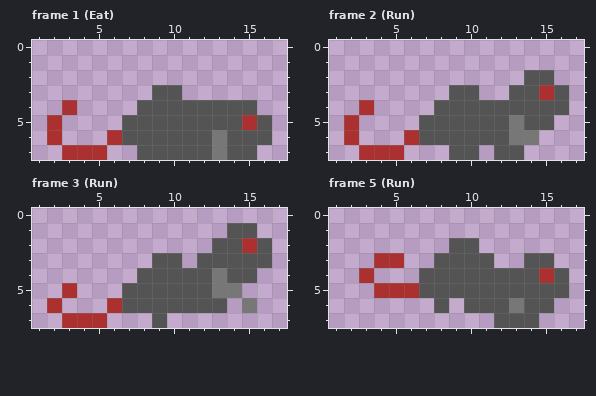
Two states of a pixel-art file, Assets/DARK Series Mega Pack 1/DARK - Animals & Trees/Rat/Rat Sprite Sheet.aseprite. Above is the file before it was changed.
24x8 pixels, 15 frames. Shown: frame 1 (Eat): x 1..17, y 0..7; frame 2 (Run): x 1..17, y 0..7; frame 3 (Run): x 1..17, y 0..7; frame 5 (Run): x 1..17, y 0..7. The commit also changed other frames, which this record leaves out.
New version:
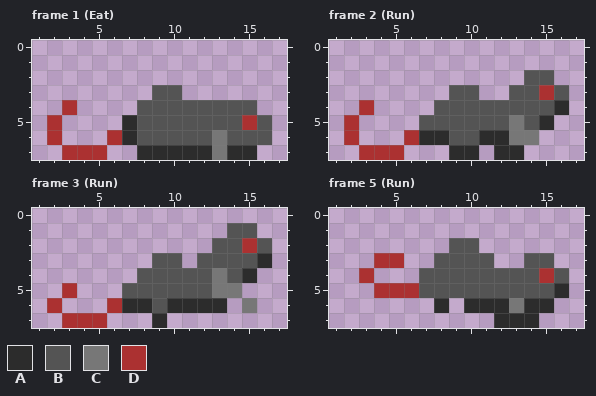
Palette (. is transparent): A #2c2c2c  B #545454  C #777777  D #ab3131
Difference:
Frame 1 (Eat), layer "Rat":
y 5..6: x 7 B -> A
y 7: x 8..12 BBBBB -> AAAAA; x 14..15 BB -> AA
Frame 2 (Run), layer "Rat":
y 4: x 16 B -> A
y 5: x 15 B -> A
y 6: x 7..8 BB -> AA; x 11..12 BB -> AA
y 7: x 9..10 BB -> AA; x 12..13 BB -> AA
Frame 3 (Run), layer "Rat":
y 3: x 16 B -> A
y 4: x 15 B -> A
y 6: x 7..8 BB -> AA; x 10..13 BBBB -> AAAA
y 7: x 9 B -> A
Frame 5 (Run), layer "Rat":
y 5: x 16 B -> A
y 6: x 8 B -> A; x 10..12 BBB -> AAA; x 14..15 BB -> AA
y 7: x 12..14 BBB -> AAA
Boxes around the changes in both pictures, in picture pixels (x1, y1, x2, y2):
changed: (122, 115, 257, 160)
changed: (419, 100, 569, 160)
changed: (122, 253, 272, 328)
changed: (434, 283, 569, 328)
